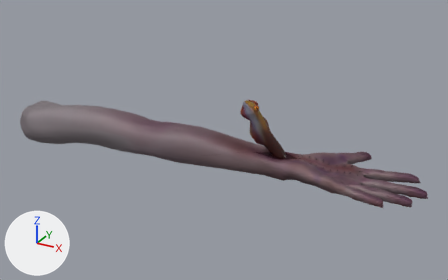
The FBX model FearFrog/Assets/Art/3D Models/Player/LeftArm/Arm_L.fbx as it was, and as the next commit left it.
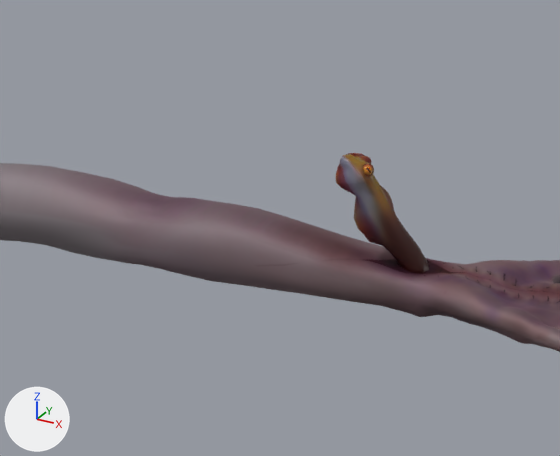
Old and new are each drawn whole from a 50 mm camera at (16.02, -24.2, 12.87) aimed at (2.1, 1.1, 0.22) and again close up on the part from 17% to 78% of the width and 9% to 89% of the height. Lighting does not change. The marker at lower left points along +X, +Y and +Z. The first two pictures are the older version. Where no turn or scale is listed for an object, it has been applied to the vertices.

In view in the first close-up: 'Arm', 'Body', 'Eye'.
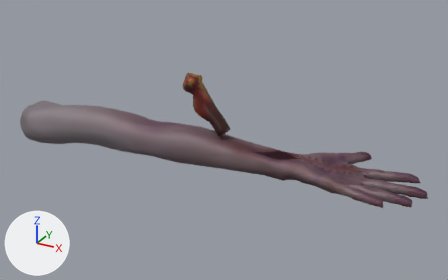
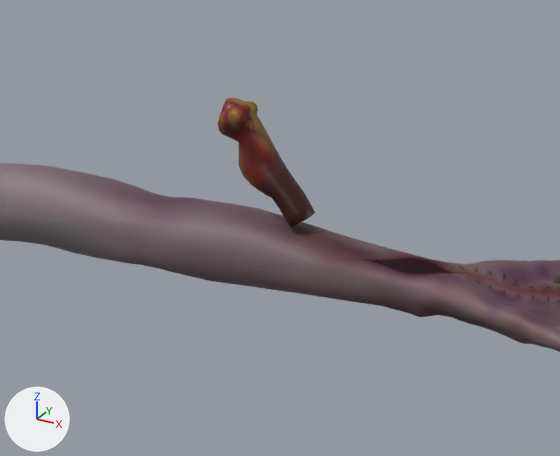
What changed in the scene script:
```text
Add me_icosphere_1:
    me_icosphere_1.from_pydata(...)  # 484 vertices, 554 faces; spans x -0.72..1.73, y -0.51..0.59, z -2.12..0.71
    # faces by material slot: [80, 474]
    me_icosphere_1.materials.append(mat_material_001)  # picture img_eye_png
    me_icosphere_1.materials.append(mat_material_002)  # picture img_frogskin_png
Remove ob_eye:
    ob_eye = bpy.data.objects.new('Eye', me_icosphere)
    ob_eye.location = (4.59, -0.44, 2.9)
Remove ob_body:
    ob_body = bpy.data.objects.new('Body', me_cube_001)
    ob_body.location = (4.65, -0.15, 2.05)
Add ob_frog:
    ob_frog = bpy.data.objects.new('Frog', me_icosphere_1)
    ob_frog.location = (1.23, 0.17, 3.07)
    ob_frog.rotation_euler = (0.0, -3.083, 0.0)  # degrees (0, -177, 0)
    ob_frog.scale = (-1.0, -1.0, -1.0)
```

Where the change shows, as pixel boxes [x1, y1, x2, y2] in the close-ups (560 x 456 px):
'Frog', added (brown)
    after: [218, 98, 315, 228]
'Body', deleted
    before: [336, 153, 429, 273]
'Eye', deleted
    before: [363, 164, 373, 176]
